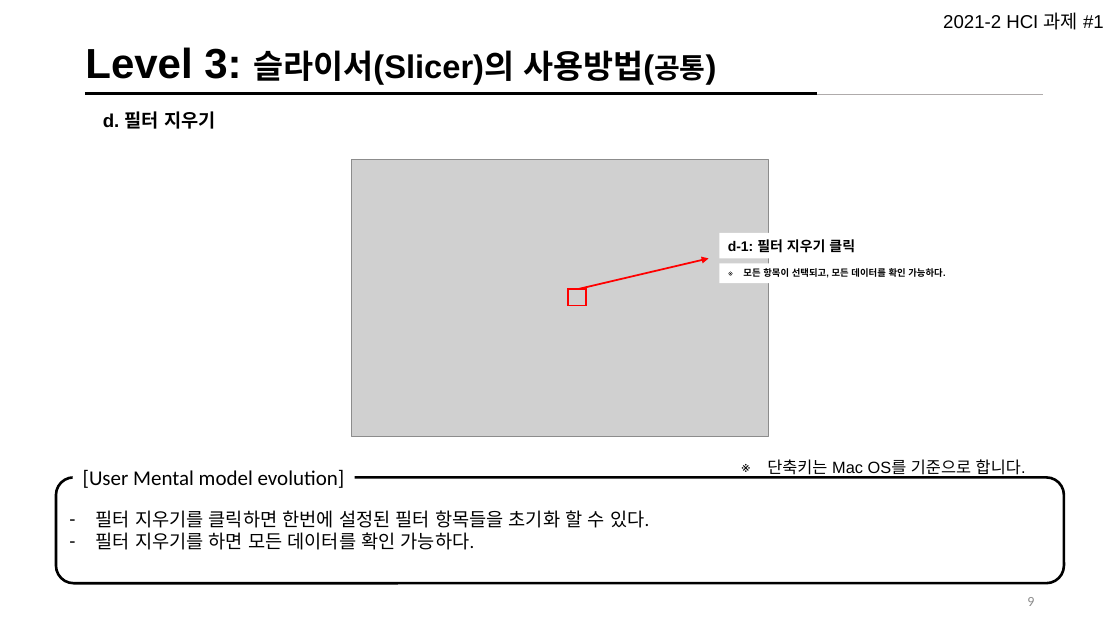
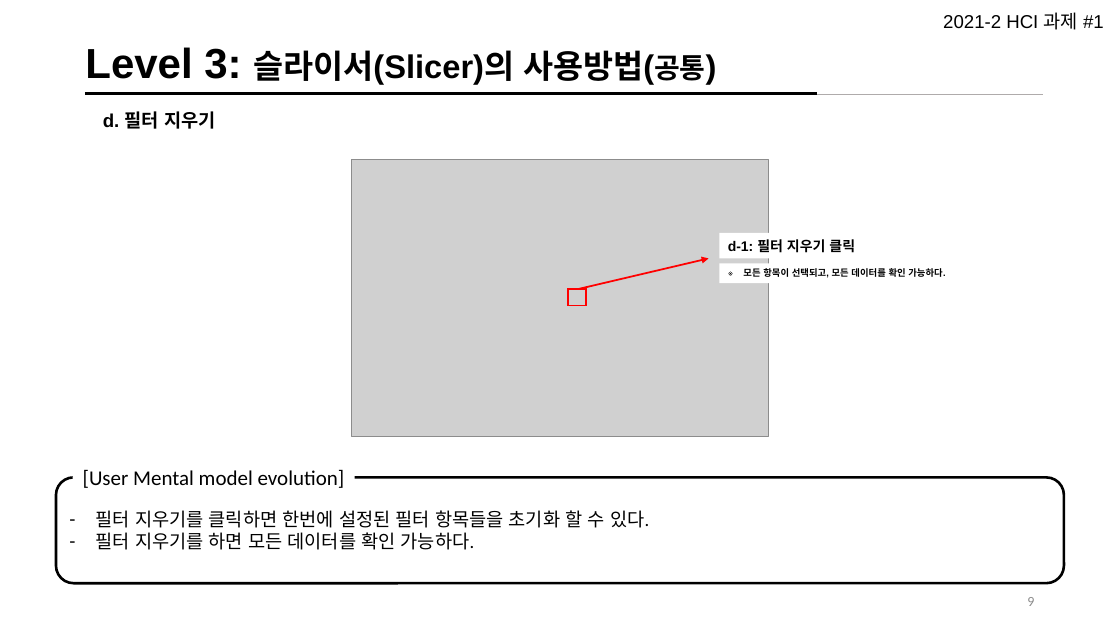
Before and after one commit to Jeeseob/homework2021-2, a slide deck: slide 10 of user-interface/week3/UI_Mental Model_김지섭.pptx. Drawn at 1120x630 pixels with LibreOffice and Linux fonts; fonts in the diff are those of the drawing; grey boxes stand for pictures. Boxes give left, top, right and bottom in pixels: in the first picture for what was removed or moved away, otherwise in the second. Text is boxed around its words. In the diff, an @@ line names an element or a change of style, - is before the commit and + after.

```diff
--- a/user-interface/week3/UI_Mental Model_김지섭.pptx
+++ b/user-interface/week3/UI_Mental Model_김지섭.pptx
@@ text removed at (x1=767, y1=459, x2=1026, y2=479) @@
-※ 단축키는 Mac OS를 기준으로 합니다.
```
Also in this commit, not shown: 5 other slides changed.
